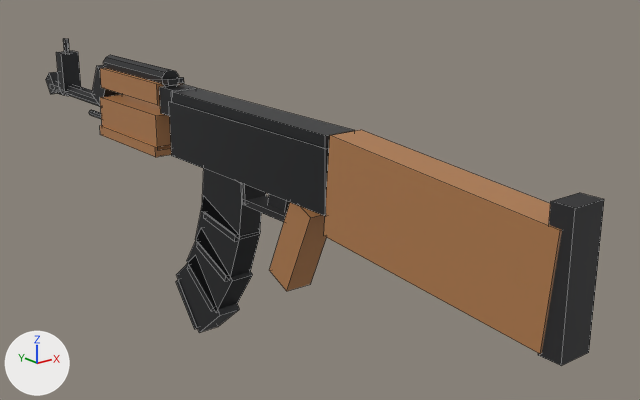
Renders of the Blender file tools/blend/ak97.blend from each side of a commit.
Both versions are drawn from a 50 mm camera at (-0.495, -0.329, 0.222) aimed at (0.083, 0.392, -0.067). The axes (+X, +Y, +Z) are drawn at lower left. The lights are the same throughout. The older version comes first. Mesh edges are drawn as thin lines.

The first picture shows 'ak'.
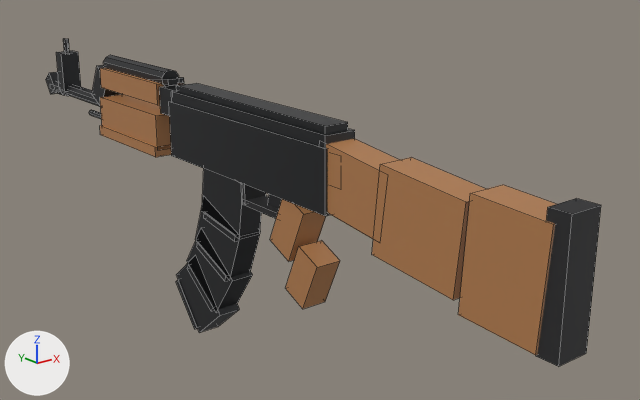
Changed parts and their boxes (x1, y1, x2, y2) in the pictures (640 x 400 px; the box of a moved part takes in the faces that stretch with it):
```json
{"object": "ak", "change": "reshaped", "before": [46, 39, 604, 366], "after": [46, 39, 601, 366]}
{"part": 1, "of": "me_cube_001", "change": "added", "after": [536, 198, 601, 366]}
{"part": 2, "of": "me_cube_001", "change": "added", "after": [176, 83, 348, 134]}
{"part": 3, "of": "me_cube_001", "change": "rebuilt", "before": [324, 130, 562, 354], "after": [372, 157, 485, 300], "on screen": "52% narrower, 36% shorter"}
{"part": 4, "of": "me_cube_001", "change": "rebuilt", "before": [269, 202, 327, 291], "after": [270, 199, 326, 261]}
{"part": 5, "of": "me_cube_001", "change": "moved or reshaped", "before": [538, 193, 604, 366], "after": [458, 185, 556, 355]}
{"part": 6, "of": "me_cube_001", "change": "added", "after": [285, 139, 399, 309], "on screen": "brown"}
```

The change, as JSON lines over the scene's bpy script:
```json
{"block": "me_cube_001", "where": "# used by ob_ak; location = (0.0, 0.0, 0.0)"}
{"op": "remove", "block": "me_cube_001", "code": "me_cube_001.from_pydata(...)  # 296 vertices, 210 faces; spans x -0.023..0.023, y 0.0..0.903, z -0.237..0.07"}
{"op": "add", "block": "me_cube_001", "code": "me_cube_001.from_pydata(...)  # 336 vertices, 240 faces; spans x -0.023..0.023, y 0.002..0.903, z -0.237..0.07"}
{"block": "me_cube_001", "change": "me_cube_001 part 1: a new loose piece, a box spanning x -0.016..0.016, y 0.002..0.022, z -0.074..0.038, in mat_dark (dark grey #353536)"}
{"block": "me_cube_001", "change": "me_cube_001 part 2: a new loose piece, a box spanning x -0.013..0.013, y 0.265..0.525, z 0.041..0.051, in mat_steel (dark grey #424445)"}
{"block": "me_cube_001", "change": "me_cube_001 part 3: the loose piece of 8 vertices spanning x -0.018..0.018, y 0.009..0.261, z -0.07..0.046 is rebuilt with 8 vertices and now spans x -0.018..0.018, y 0.094..0.196, z -0.058..0.034"}
{"block": "me_cube_001", "change": "me_cube_001 part 4: the loose piece of 8 vertices spanning x -0.015..0.015, y 0.284..0.352, z -0.125..-0.025 is rebuilt with 8 vertices and now spans x -0.015..0.015, y 0.294..0.35, z -0.092..-0.024"}
{"block": "me_cube_001", "change": "me_cube_001 part 5"}
{"block": "me_cube_001", "change": "8 vertices are removed from x -0.016..0.016, y 0.0..0.02, z -0.072..0.043"}
{"block": "me_cube_001", "change": "6 faces are deleted"}
{"block": "me_cube_001", "change": "8 vertices are added at x -0.018..0.018, y 0.015..0.095, z -0.072..0.032"}
{"block": "me_cube_001", "change": "6 new faces join them, mat_wood (brown #b17c4d)"}
{"block": "me_cube_001", "change": "me_cube_001 part 6"}
{"block": "me_cube_001", "change": "16 vertices are added at x -0.016..0.016, y 0.179..0.326, z -0.135..0.038"}
{"block": "me_cube_001", "change": "12 new faces join them, mat_wood (brown #b17c4d)"}
{"block": "me_cube_001", "change": "other edits to the shape of me_cube_001 do not show in these pictures"}
```
